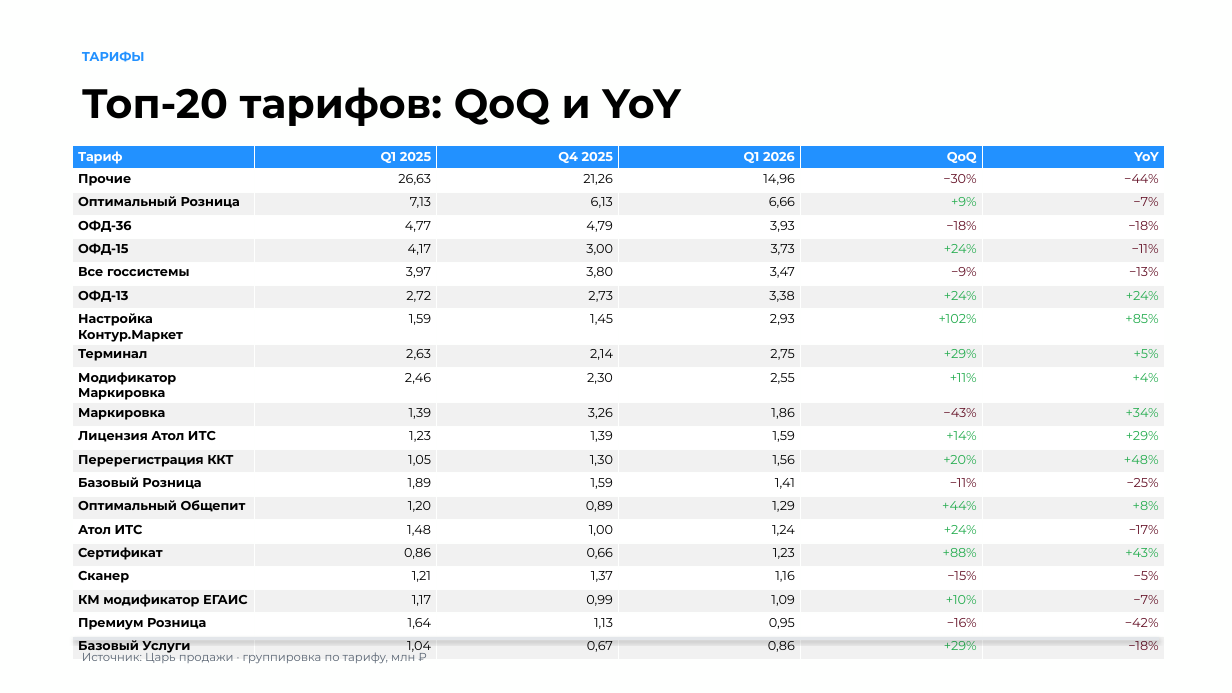
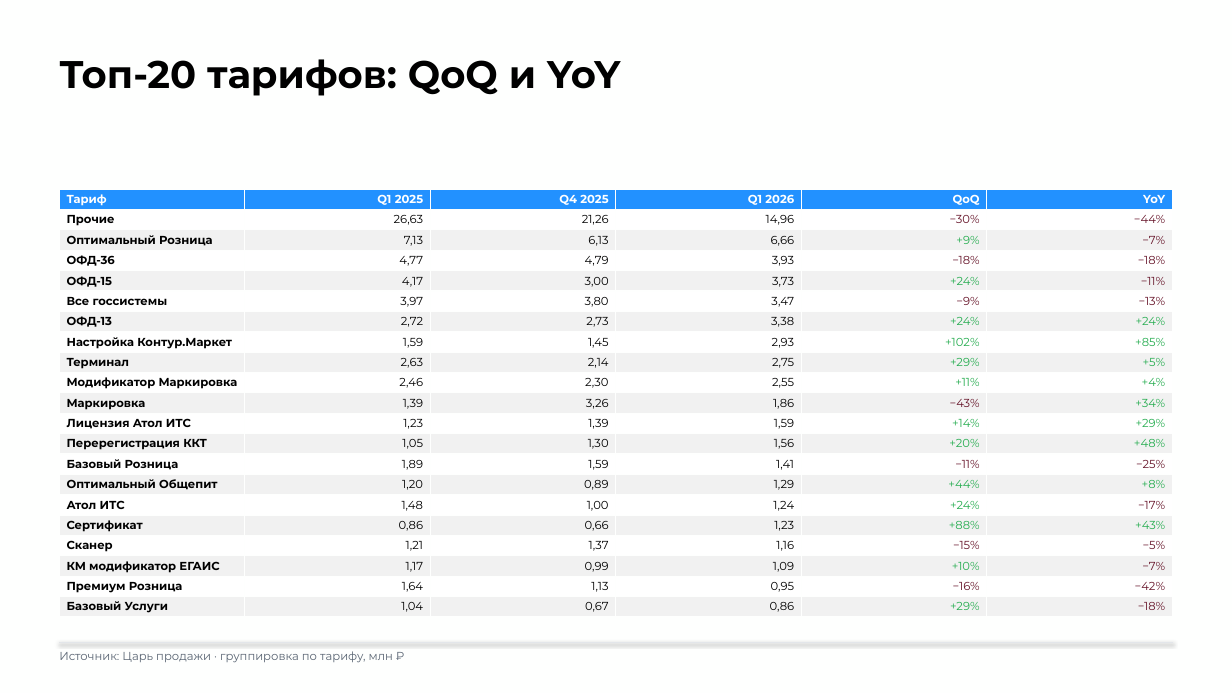
Before and after one commit to burbonivanovich-oss/google-presentation, a slide deck: slide 9 of Итоги Q1 2026 — Контур.pptx. Drawn at 1232x693 pixels with LibreOffice and Linux fonts; fonts in the diff are those of the drawing. Boxes give left, top, right and bottom in pixels: in the first picture for what was removed or moved away, otherwise in the second. Text is boxed around its words. In the diff, an @@ line names an element or a change of style, - is before the commit and + after.

```diff
--- a/Итоги Q1 2026 — Контур.pptx
+++ b/Итоги Q1 2026 — Контур.pptx
@@ title "Топ-20 тарифов: QoQ и YoY" moved from (x1=82, y1=87, x2=680, y2=126) to (x1=59, y1=59, x2=620, y2=96) @@
@@ title "Топ-20 тарифов: QoQ и YoY" at (x1=59, y1=59, x2=620, y2=96): size 32 to 30 pt; line spacing 1 to 0.8 @@
@@ text removed at (x1=82, y1=51, x2=145, y2=62) @@
-ТАРИФЫ
@@ table at (x1=59, y1=189, x2=1174, y2=617) @@
@@ size 10 to 9 pt @@
@@ borders changed @@
@@ table resized from (x1=73, y1=145, x2=1165, y2=659) to (x1=59, y1=189, x2=1174, y2=617) @@
@@ text "Источник: Царь продажи · группировка ..." moved from (x1=82, y1=650, x2=415, y2=663) to (x1=59, y1=651, x2=393, y2=663) @@
@@ line moved from (73, 639) - (1160, 639) to (59, 642) - (1173, 642) @@
@@ line (59, 642) - (1173, 642): stroke #E3E6EA 2 pt to #E3E6EA 0.75 pt @@
```
Also in this commit, not shown: 15 other slides changed, 1 other file.
